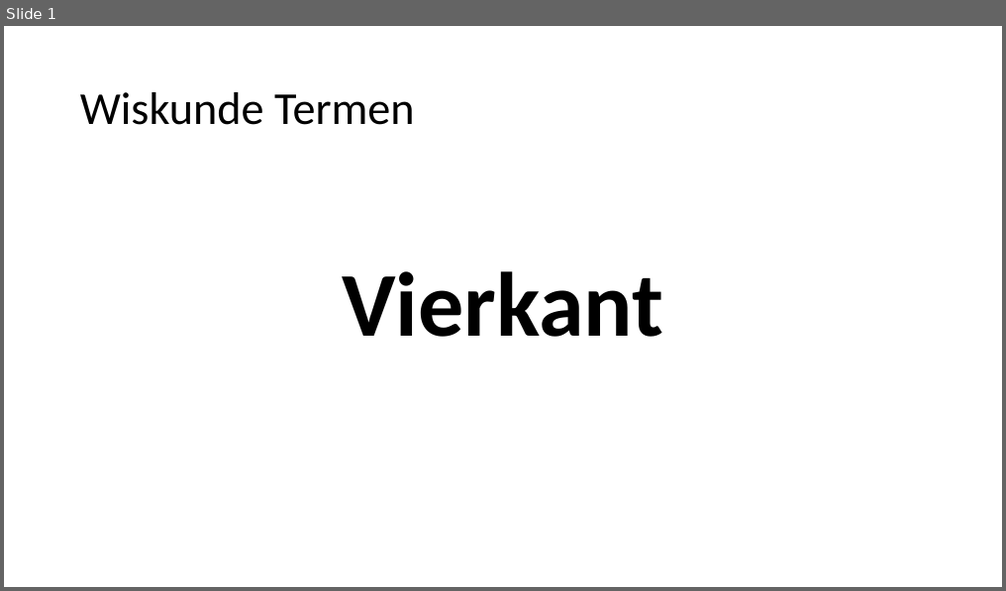
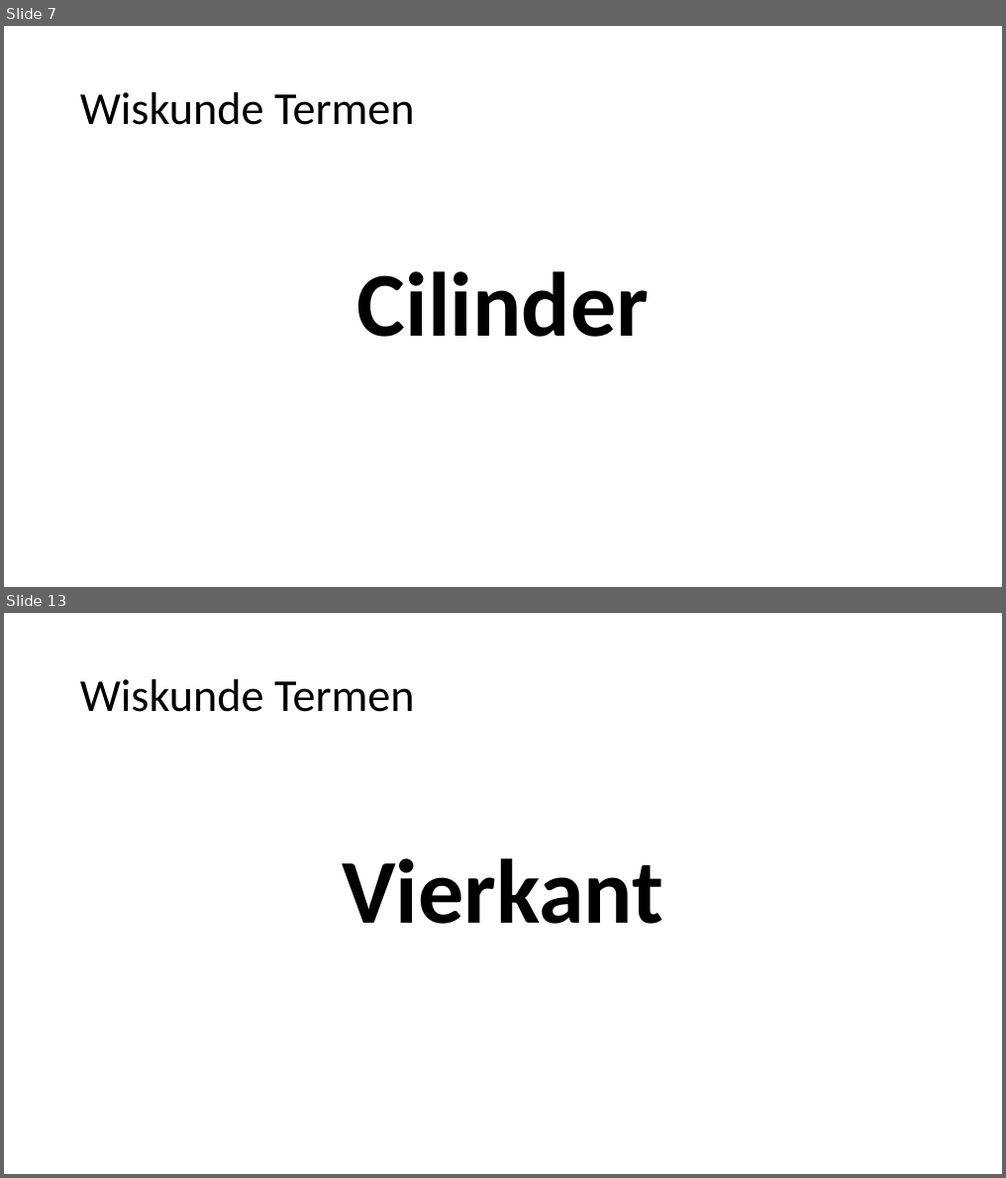
Before and after one commit to heinvinkel/wiskundetermen, a slide deck: meetkunde/AAAAMeetkunde.pptx. Shown one above the other, each under a label of ours: slide 1 before the commit, slides 7 and 13 after it; the slides between them are not shown. The pictures are 1006x591 and 1006x1178 pixels, drawn with LibreOffice and Linux fonts; fonts in the diff are those of the drawing. Boxes give left, top, right and bottom in pixels: in the first picture for what was removed or moved away, otherwise in the second. Text is boxed around its words. In the diff, an @@ line names an element or a change of style, - is before the commit and + after.

```diff
--- a/meetkunde/AAAAMeetkunde.pptx
+++ b/meetkunde/AAAAMeetkunde.pptx
@@ slide 7 added at [4,26,1002,587], background #FFFFFF @@
@@ title added at [80,92,415,125], 44 pt, text #000000 @@
+Wiskunde Termen
@@ text added at [357,272,648,337], 87.8 pt, text #000000, bold @@
+Cilinder
@@ what was slide 1 is now slide 13 @@
```
Also in this commit, not shown: 11 other slides added, 7 other files.
